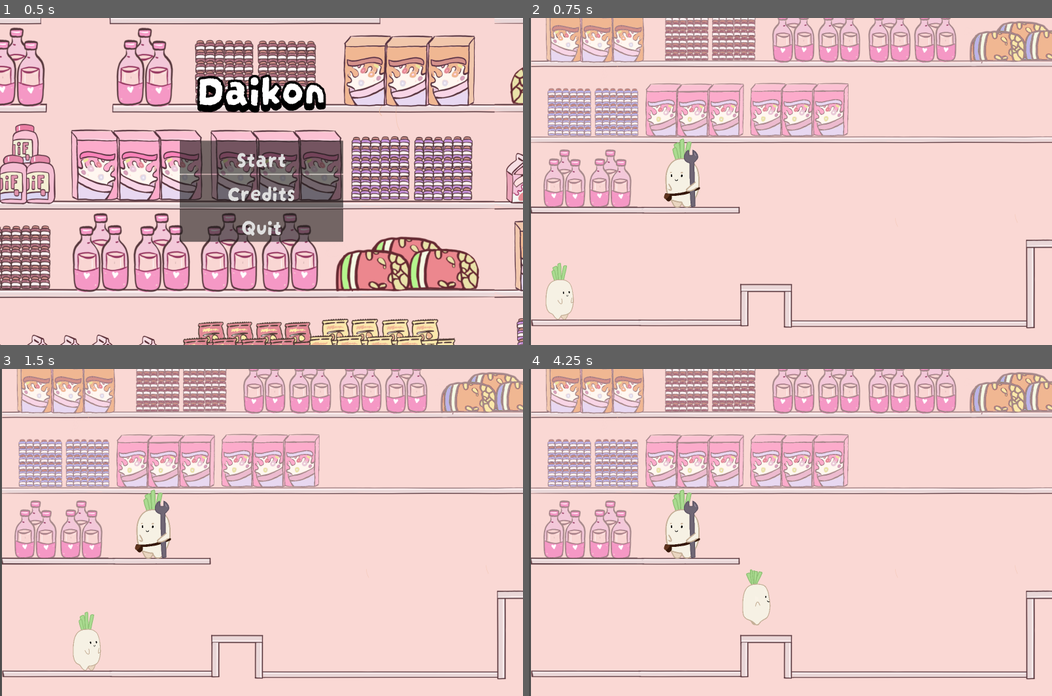
Above: before the commit, frames 1-4 (two rows, left to right).
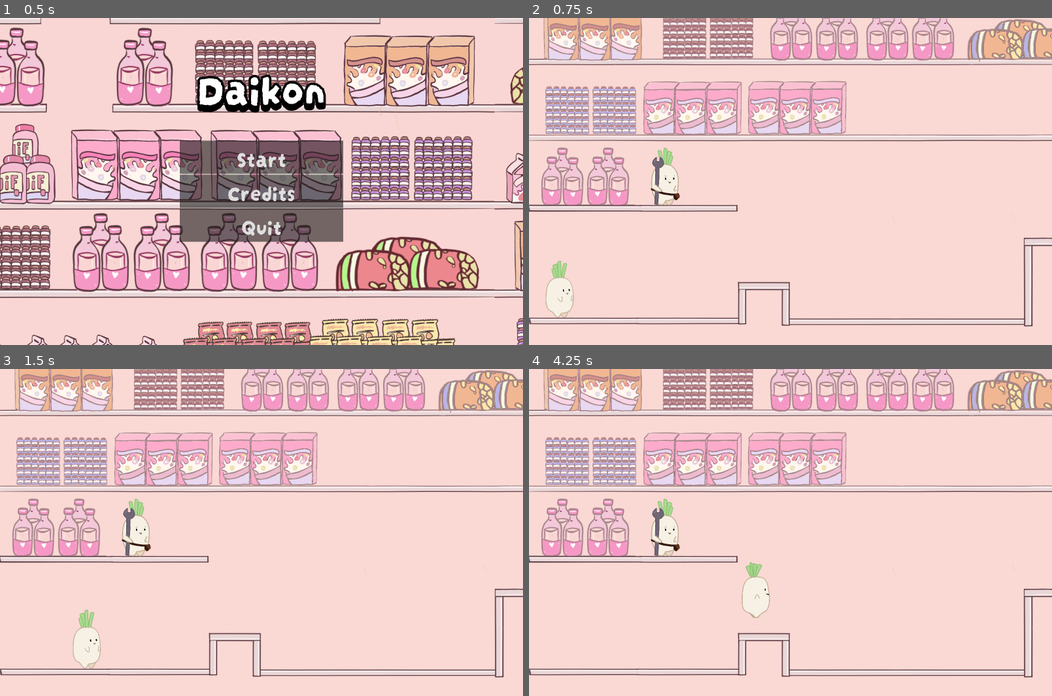
Above: after the commit, the same moments.

Repository: Boyquotes/daikon
Game: Godot game, scene res://main.tscn
Same seed, same stepped clock (60 frames per second), same inputs: the game is played once before the commit and once after it. Sound files missing from this copy of the repository are replaced by a short silence.
Inputs:
- Up to frame 1 (0.5 s): no input
- Up to frame 2 (0.75 s): click "Start" at 0.5 s
- Up to frame 3 (1.5 s): hold D (right) from 1.28 s (still down); hold Shift (sprint) from 1.28 s (still down)
- Up to frame 4 (4.25 s): tap W (jump) at 1.52, 2.27, 3.77 s; release D (right) at 2.03 s; release Shift (sprint) at 2.03 s; hold A (left) 2.03-2.78 s; tap Shift (sprint) at 2.1, 3.6 s; hold Shift (sprint) 2.78-3.53 s; hold D (right) from 2.78 s (still down)

Frame 1 is identical in both runs. In frame 2, 22% of the frame differs, in the area x 0-100%, y 0-100%; in frame 3, 22%; in frame 4, 22%.

Commit message:
Add mechanic, adjust physics, add more collision, etc.

Diff:
--- a/levels/intro_pt_1.tscn
+++ b/levels/intro_pt_1.tscn
@@ -2,7 +2,7 @@
 
 [ext_resource type="Texture2D" uid="uid://bpoaalwcrw1v" path="res://assets/bg/intro_pt1.png" id="1_cnsmc"]
 [ext_resource type="PackedScene" uid="uid://d12v1rqhcdog7" path="res://player.tscn" id="2_0o7yb"]
-[ext_resource type="Texture2D" uid="uid://banqtej88s5jr" path="res://assets/mechanic/mechanic_1.png" id="3_gl155"]
+[ext_resource type="PackedScene" uid="uid://canlelm3tdg2l" path="res://objects/mechanic.tscn" id="3_v4bl7"]
 
 [sub_resource type="RectangleShape2D" id="RectangleShape2D_nvmih"]
 size = Vector2(767.5, 27.5)
@@ -28,17 +28,17 @@
 [sub_resource type="RectangleShape2D" id="RectangleShape2D_hch3k"]
 size = Vector2(757.5, 25)
 
-[sub_resource type="RectangleShape2D" id="RectangleShape2D_qdpeq"]
-size = Vector2(130.5, 188)
+[sub_resource type="RectangleShape2D" id="RectangleShape2D_52uru"]
+size = Vector2(471, 1590)
 
 [sub_resource type="RectangleShape2D" id="RectangleShape2D_73m2q"]
-size = Vector2(1270, 649)
+size = Vector2(1270, 1545)
 
 [node name="intro_pt1" type="Node2D"]
 position = Vector2(7, -71)
 
 [node name="Sprite2D" type="Sprite2D" parent="."]
-position = Vector2(1024, 766)
+position = Vector2(1016, 759)
 texture = ExtResource("1_cnsmc")
 
 [node name="Player" parent="." instance=ExtResource("2_0o7yb")]
@@ -50,53 +50,56 @@
 
 [node name="CollisionShape2D" type="CollisionShape2D" parent="StaticBody2D"]
 light_mask = 3
-position = Vector2(401, 1430)
+position = Vector2(379, 1422)
 shape = SubResource("RectangleShape2D_nvmih")
 
 [node name="CollisionShape2D2" type="CollisionShape2D" parent="StaticBody2D"]
-position = Vector2(783, 1364)
+position = Vector2(774, 1358)
 shape = SubResource("RectangleShape2D_xpg2v")
 
 [node name="CollisionShape2D3" type="CollisionShape2D" parent="StaticBody2D"]
-position = Vector2(864, 1301)
+position = Vector2(857, 1297)
 shape = SubResource("RectangleShape2D_aiq3n")
 
 [node name="CollisionShape2D4" type="CollisionShape2D" parent="StaticBody2D"]
-position = Vector2(946, 1369)
+position = Vector2(936, 1367)
 shape = SubResource("RectangleShape2D_lphh4")
 
 [node name="CollisionShape2D5" type="CollisionShape2D" parent="StaticBody2D"]
-position = Vector2(1836, 1286)
+position = Vector2(1829, 1285)
 shape = SubResource("RectangleShape2D_shcnv")
 
 [node name="CollisionShape2D6" type="CollisionShape2D" parent="StaticBody2D"]
-position = Vector2(1395, 1435)
+position = Vector2(1395, 1426)
 shape = SubResource("RectangleShape2D_0enfj")
 
 [node name="CollisionShape2D7" type="CollisionShape2D" parent="StaticBody2D"]
-position = Vector2(1939.75, 1143)
+position = Vector2(1930, 1137)
 shape = SubResource("RectangleShape2D_ai2yc")
 
 [node name="CollisionShape2D8" type="CollisionShape2D" parent="StaticBody2D"]
-position = Vector2(382.25, 1017)
+position = Vector2(381, 1010)
 shape = SubResource("RectangleShape2D_hch3k")
 
-[node name="old daikon" type="StaticBody2D" parent="."]
-position = Vector2(0, 5)
-
-[node name="Sprite2D" type="Sprite2D" parent="old daikon"]
-position = Vector2(550, 882)
-scale = Vector2(0.152669, 0.144043)
-texture = ExtResource("3_gl155")
-
-[node name="CollisionPolygon2D" type="CollisionShape2D" parent="old daikon"]
-position = Vector2(554, 902)
-shape = SubResource("RectangleShape2D_qdpeq")
+[node name="CollisionShape2D9" type="CollisionShape2D" parent="StaticBody2D"]
+position = Vector2(-250, 781)
+shape = SubResource("RectangleShape2D_52uru")
 
 [node name="exit_intro_1" type="Area2D" parent="."]
 
 [node name="CollisionShape2D" type="CollisionShape2D" parent="exit_intro_1"]
-position = Vector2(2662, 1127)
+position = Vector2(2662, 767.5)
 shape = SubResource("RectangleShape2D_73m2q")
 
+[node name="mechanic" parent="." instance=ExtResource("3_v4bl7")]
+position = Vector2(508, 894)
+
+[node name="AnimatedSprite2D" parent="mechanic" index="0"]
+flip_h = true
+
+[node name="Collision" parent="mechanic" index="1"]
+position = Vector2(-14, 27)
+
 [connection signal="body_entered" from="exit_intro_1" to="Player" method="_on_exit_intro_1_body_entered"]
+
+[editable path="mechanic"]
--- a/levels/level_1.tscn
+++ b/levels/level_1.tscn
@@ -101,10 +101,10 @@
 position = Vector2(959, 966)
 
 [node name="Blueberry" parent="." instance=ExtResource("4_xyrtp")]
-position = Vector2(1224, 865)
+position = Vector2(789, 878)
 
 [node name="Blueberry 2" parent="." instance=ExtResource("4_xyrtp")]
-position = Vector2(725, 861)
+position = Vector2(476, 938)
 
 [node name="Fallzone" type="Area2D" parent="."]
 
--- a/levels/level_2.tscn
+++ b/levels/level_2.tscn
@@ -46,12 +46,6 @@
 position = Vector2(5795, 1051)
 shape = SubResource("RectangleShape2D_qfkn2")
 
-[node name="Panel" type="Panel" parent="Ground/Ground Collision3"]
-offset_left = -598.0
-offset_top = -509.0
-offset_right = 634.0
-offset_bottom = 514.0
-
 [node name="Player" parent="." instance=ExtResource("1_gglu5")]
 position = Vector2(105, 309)
 
--- a/levels/level_3.tscn
+++ b/levels/level_3.tscn
@@ -37,19 +37,20 @@
 [node name="level_3" type="Node2D"]
 
 [node name="Sprite2D" type="Sprite2D" parent="."]
-position = Vector2(1038, 777)
+position = Vector2(1024, 768)
 texture = ExtResource("1_0ngbx")
 
 [node name="Player" parent="." instance=ExtResource("2_3yeux")]
-position = Vector2(119, 241)
+position = Vector2(105, 232)
 
 [node name="blueberry" parent="." instance=ExtResource("3_vlau7")]
-position = Vector2(891, 117)
+position = Vector2(877, 108)
 
 [node name="blueberry2" parent="." instance=ExtResource("3_vlau7")]
-position = Vector2(695, 119)
+position = Vector2(681, 110)
 
 [node name="StaticBody2D" type="StaticBody2D" parent="."]
+position = Vector2(-14, -9)
 collision_layer = 2
 collision_mask = 3
 
@@ -93,9 +94,10 @@
 shape = SubResource("RectangleShape2D_tvbfy")
 
 [node name="blueberry3" parent="." instance=ExtResource("3_vlau7")]
-position = Vector2(1400, 587)
+position = Vector2(1386, 578)
 
 [node name="Area2D" type="Area2D" parent="."]
+position = Vector2(-14, -9)
 
 [node name="CollisionShape2D" type="CollisionShape2D" parent="Area2D"]
 position = Vector2(2340, 483)
--- a/levels/level_4.tscn
+++ b/levels/level_4.tscn
@@ -53,11 +53,12 @@
 [node name="level_4" type="Node2D"]
 
 [node name="Sprite2D" type="Sprite2D" parent="."]
-position = Vector2(1041.5, 721.5)
+position = Vector2(1033.5, 716.5)
 scale = Vector2(1.00928, 0.932943)
 texture = ExtResource("1_n1g2j")
 
 [node name="StaticBody2D" type="StaticBody2D" parent="."]
+position = Vector2(-8, -5)
 collision_layer = 2
 collision_mask = 3
 
@@ -121,9 +122,10 @@
 shape = SubResource("RectangleShape2D_k1kwf")
 
 [node name="Player" parent="." instance=ExtResource("2_6at71")]
-position = Vector2(109, 1117)
+position = Vector2(101, 1112)
 
 [node name="floor" type="StaticBody2D" parent="."]
+position = Vector2(-8, -5)
 collision_layer = 2
 collision_mask = 3
 
@@ -132,7 +134,7 @@
 shape = SubResource("RectangleShape2D_x04hp")
 
 [node name="scale" parent="." instance=ExtResource("3_8xfk2")]
-position = Vector2(1124, 1210)
+position = Vector2(1116, 1205)
 
 [node name="cookie" parent="." instance=ExtResource("4_jysd2")]
-position = Vector2(612, 1307)
+position = Vector2(604, 1302)
--- a/objects/cart.tscn
+++ b/objects/cart.tscn
@@ -8,7 +8,7 @@
 [node name="cart" type="RigidBody2D"]
 collision_layer = 2
 collision_mask = 3
-mass = 100.0
+mass = 10.0
 
 [node name="Cart" type="Sprite2D" parent="."]
 texture = ExtResource("1_dq1wg")
@@ -20,7 +20,6 @@
 [node name="Back Wheel Collision" type="RigidBody2D" parent="."]
 collision_layer = 2
 collision_mask = 3
-mass = 15.0
 
 [node name="Back Wheel Collision Shape" type="CollisionShape2D" parent="Back Wheel Collision"]
 position = Vector2(-245, 413)
@@ -35,7 +34,6 @@
 [node name="Front Wheel Collision" type="RigidBody2D" parent="."]
 collision_layer = 2
 collision_mask = 3
-mass = 15.0
 
 [node name="Front Wheel Collision Shape" type="CollisionShape2D" parent="Front Wheel Collision"]
 position = Vector2(215, 415)
--- a/objects/cookie.tscn
+++ b/objects/cookie.tscn
@@ -8,6 +8,7 @@
 [node name="cookie" type="RigidBody2D"]
 collision_layer = 2
 collision_mask = 3
+mass = 0.1
 
 [node name="CollisionShape2D" type="CollisionShape2D" parent="."]
 position = Vector2(-1, 0)
--- /dev/null
+++ b/objects/mechanic.tscn
@@ -0,0 +1,146 @@
+[gd_scene load_steps=11 format=3 uid="uid://canlelm3tdg2l"]
+
+[ext_resource type="Texture2D" uid="uid://banqtej88s5jr" path="res://assets/mechanic/mechanic_1.png" id="1_rcwit"]
+[ext_resource type="Texture2D" uid="uid://r5tt0l6klkos" path="res://assets/mechanic/mechanic_2.png" id="2_ybigm"]
+[ext_resource type="Theme" uid="uid://ccxxjd7a561ol" path="res://assets/themes/main.tres" id="3_768ar"]
+
+[sub_resource type="GDScript" id="GDScript_3rgvl"]
+script/source = "extends StaticBody2D
+
+
+@onready var text = get_node('Text')
+
+
+func _on_text_detection_area_body_entered(body):
+	if body.name == 'Player':
+		text.visible = true
+
+
+func _on_text_detection_area_body_exited(body):
+	if body.name == 'Player':
+		text.visible = false
+"
+
+[sub_resource type="SpriteFrames" id="SpriteFrames_b16us"]
+animations = [{
+"frames": [{
+"duration": 1.0,
+"texture": ExtResource("1_rcwit")
+}, {
+"duration": 1.0,
+"texture": ExtResource("2_ybigm")
+}],
+"loop": true,
+"name": &"Idle",
+"speed": 5.0
+}]
+
+[sub_resource type="CapsuleShape2D" id="CapsuleShape2D_2poiy"]
+radius = 51.0
+height = 164.0
+
+[sub_resource type="RectangleShape2D" id="RectangleShape2D_0cqsh"]
+size = Vector2(374.25, 184)
+
+[sub_resource type="Animation" id="Animation_xinf3"]
+resource_name = "Idle"
+length = 0.4
+loop_mode = 1
+tracks/0/type = "value"
+tracks/0/imported = false
+tracks/0/enabled = true
+tracks/0/path = NodePath("AnimatedSprite2D:animation")
+tracks/0/interp = 1
+tracks/0/loop_wrap = true
+tracks/0/keys = {
+"times": PackedFloat32Array(0),
+"transitions": PackedFloat32Array(1),
+"update": 1,
+"values": [&"Idle"]
+}
+tracks/1/type = "value"
+tracks/1/imported = false
+tracks/1/enabled = true
+tracks/1/path = NodePath("AnimatedSprite2D:frame")
+tracks/1/interp = 1
+tracks/1/loop_wrap = true
+tracks/1/keys = {
+"times": PackedFloat32Array(0, 0.3),
+"transitions": PackedFloat32Array(1, 1),
+"update": 1,
+"values": [0, 1]
+}
+
+[sub_resource type="Animation" id="Animation_fcgrp"]
+length = 0.001
+tracks/0/type = "value"
+tracks/0/imported = false
+tracks/0/enabled = true
+tracks/0/path = NodePath("AnimatedSprite2D:frame")
+tracks/0/interp = 1
+tracks/0/loop_wrap = true
+tracks/0/keys = {
+"times": PackedFloat32Array(0),
+"transitions": PackedFloat32Array(1),
+"update": 1,
+"values": [1]
+}
+
+[sub_resource type="AnimationLibrary" id="AnimationLibrary_0irrm"]
+_data = {
+"Idle": SubResource("Animation_xinf3"),
+"RESET": SubResource("Animation_fcgrp")
+}
+
+[node name="mechanic" type="StaticBody2D"]
+collision_layer = 2
+collision_mask = 3
+script = SubResource("GDScript_3rgvl")
+
+[node name="AnimatedSprite2D" type="AnimatedSprite2D" parent="."]
+position = Vector2(-11, 2)
+scale = Vector2(0.123, 0.123)
+sprite_frames = SubResource("SpriteFrames_b16us")
+animation = &"Idle"
+frame = 1
+
+[node name="Collision" type="CollisionShape2D" parent="."]
+position = Vector2(-6, 28)
+shape = SubResource("CapsuleShape2D_2poiy")
+
+[node name="Text Detection Area" type="Area2D" parent="."]
+collision_layer = 2
+
+[node name="Text Detection Shape" type="CollisionShape2D" parent="Text Detection Area"]
+position = Vector2(0, 30)
+shape = SubResource("RectangleShape2D_0cqsh")
+
+[node name="AnimationPlayer" type="AnimationPlayer" parent="."]
+libraries = {
+"": SubResource("AnimationLibrary_0irrm")
+}
+
+[node name="Text" type="Label" parent="."]
+visible = false
+anchors_preset = 7
+anchor_left = 0.5
+anchor_top = 1.0
+anchor_right = 0.5
+anchor_bottom = 1.0
+offset_left = -130.0
+offset_top = -200.0
+offset_right = 130.0
+offset_bottom = -109.0
+grow_horizontal = 2
+grow_vertical = 0
+theme = ExtResource("3_768ar")
+theme_override_colors/font_shadow_color = Color(0, 0, 0, 1)
+theme_override_colors/font_outline_color = Color(0, 0, 0, 1)
+theme_override_constants/shadow_offset_y = 8
+theme_override_constants/outline_size = 20
+theme_override_constants/shadow_outline_size = 10
+theme_override_font_sizes/font_size = 60
+text = "Text Here"
+
+[connection signal="body_entered" from="Text Detection Area" to="." method="_on_text_detection_area_body_entered"]
+[connection signal="body_exited" from="Text Detection Area" to="." method="_on_text_detection_area_body_exited"]
--- a/player.tscn
+++ b/player.tscn
@@ -363,6 +363,7 @@
 
 [node name="Player" type="RigidBody2D"]
 collision_mask = 2
+mass = 0.1
 physics_material_override = SubResource("PhysicsMaterial_q3ltp")
 max_contacts_reported = 8
 contact_monitor = true
